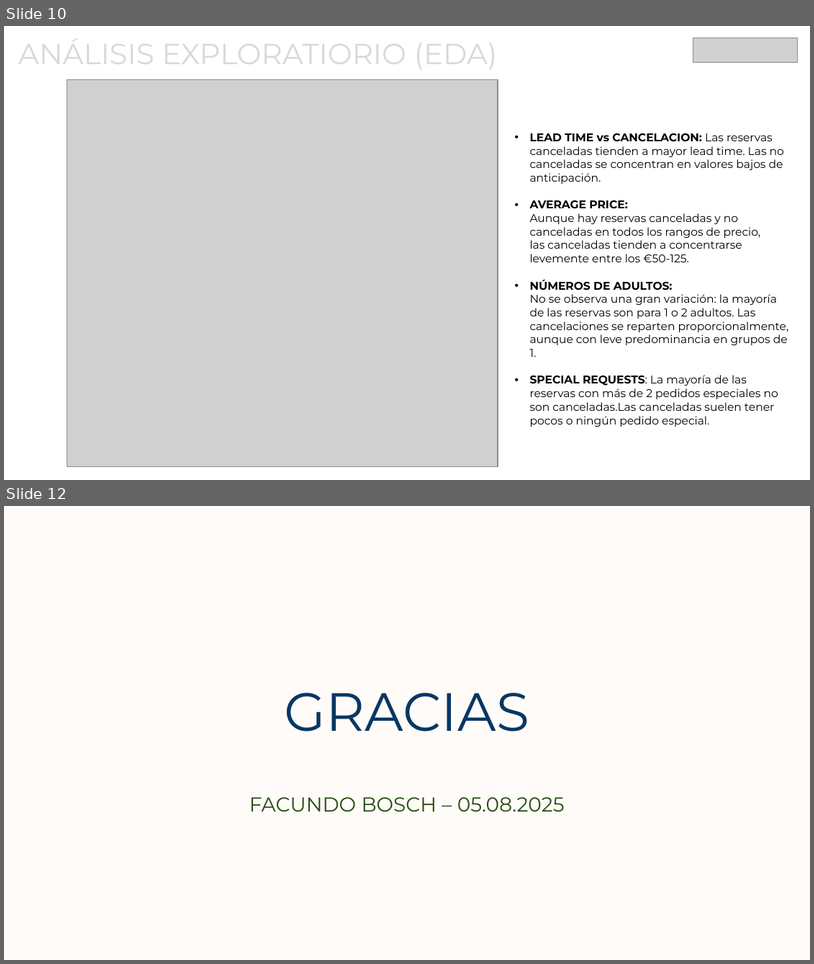
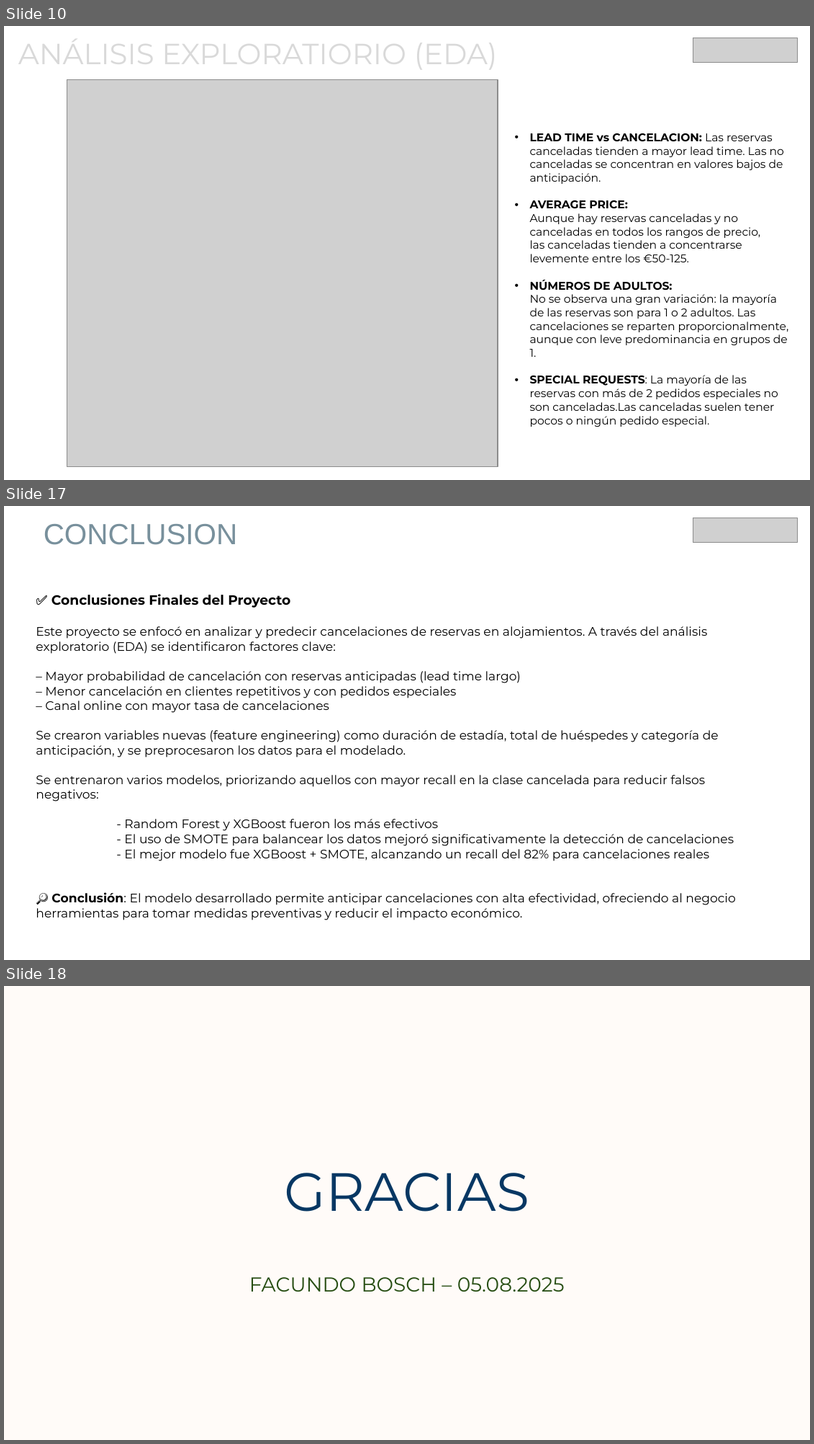
Before and after one commit to facuirib/Coder, a slide deck: Presentacion_CoderHouse.pptx. Shown one above the other, each under a label of ours: slides 10 and 12 before the commit, slides 10, 17 and 18 after it; the slides between them are not shown. The pictures are 814x964 and 814x1444 pixels, drawn with LibreOffice and Linux fonts; fonts in the diff are those of the drawing; grey boxes stand for pictures. Boxes give left, top, right and bottom in pixels: in the first picture for what was removed or moved away, otherwise in the second. Text is boxed around its words. In the diff, an @@ line names an element or a change of style, - is before the commit and + after.

```diff
--- a/Presentacion_CoderHouse.pptx
+++ b/Presentacion_CoderHouse.pptx
@@ slide 17 added at [4,506,810,960], background #FFFFFF @@
@@ text added at [44,524,238,545], 26 pt, text #78909C @@
+CONCLUSION
@@ picture added at [694,518,798,542] @@
@@ text added at [36,594,736,920], 11 pt, text #000000 @@
+✅ Conclusiones Finales del Proyecto
+Este proyecto se enfocó en analizar y predecir cancelaciones de reservas en alojamientos. A través del análisis exploratorio (EDA) se identificaron factores clave:
+– Mayor probabilidad de cancelación con reservas anticipadas (lead time largo)
+– Menor cancelación en clientes repetitivos y con pedidos especiales
+– Canal online con mayor tasa de cancelaciones
+Se crearon variables nuevas (feature engineering) como duración de estadía, total de huéspedes y categoría de anticipación, y se preprocesaron los datos para el modelado.
+Se entrenaron varios modelos, priorizando aquellos con mayor recall en la clase cancelada para reducir falsos negativos:
+- Random Forest y XGBoost fueron los más efectivos
+- El uso de SMOTE para balancear los datos mejoró significativamente la detección de cancelaciones
+- El mejor modelo fue XGBoost + SMOTE, alcanzando un recall del 82% para cancelaciones reales
+🔎 Conclusión: El modelo desarrollado permite anticipar cancelaciones con alta efectividad, ofreciendo al negocio herramientas para tomar medidas preventivas y reducir el impacto económico.
@@ what was slide 12 is now slide 18 @@
```
Also in this commit, not shown: 5 other slides added.
